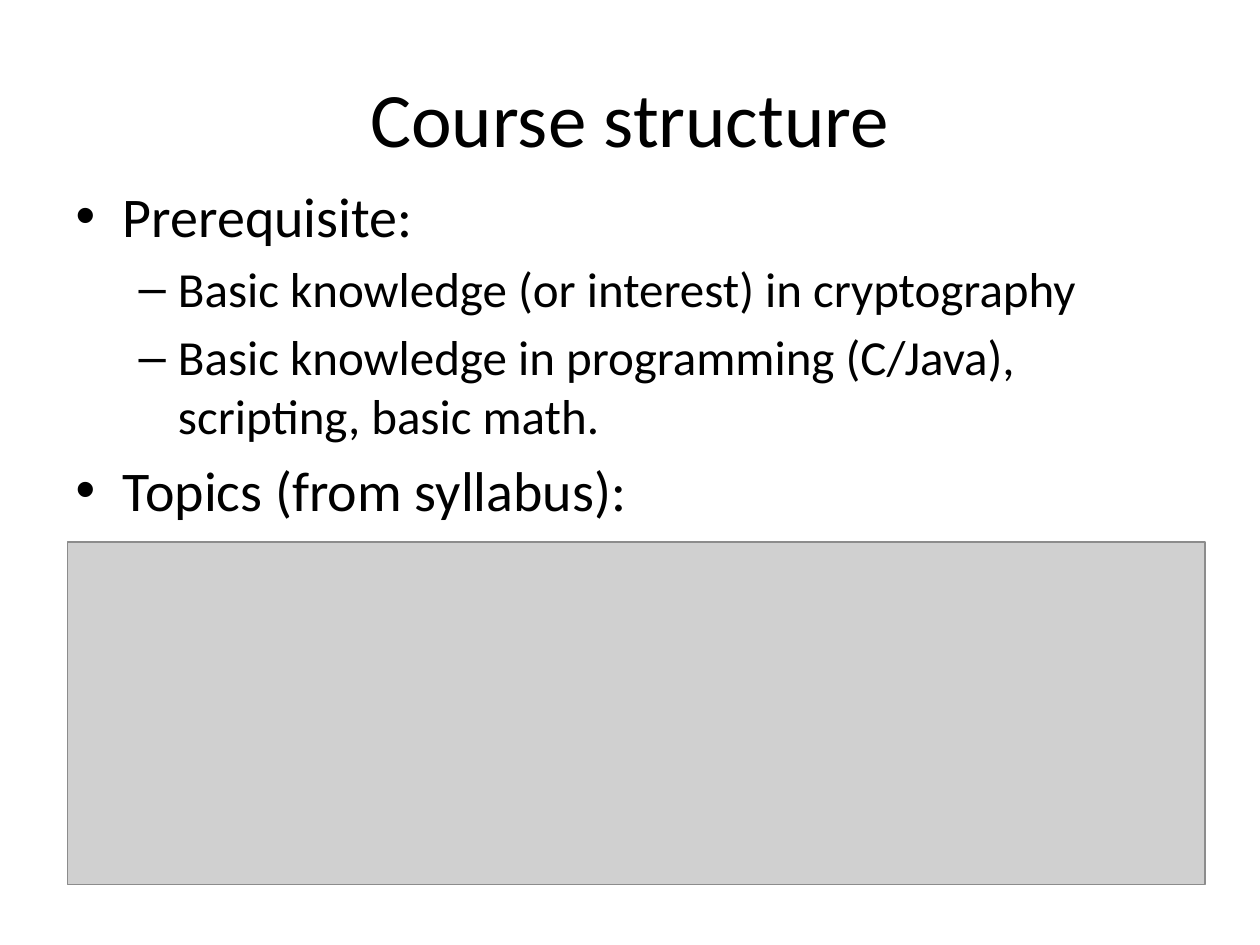
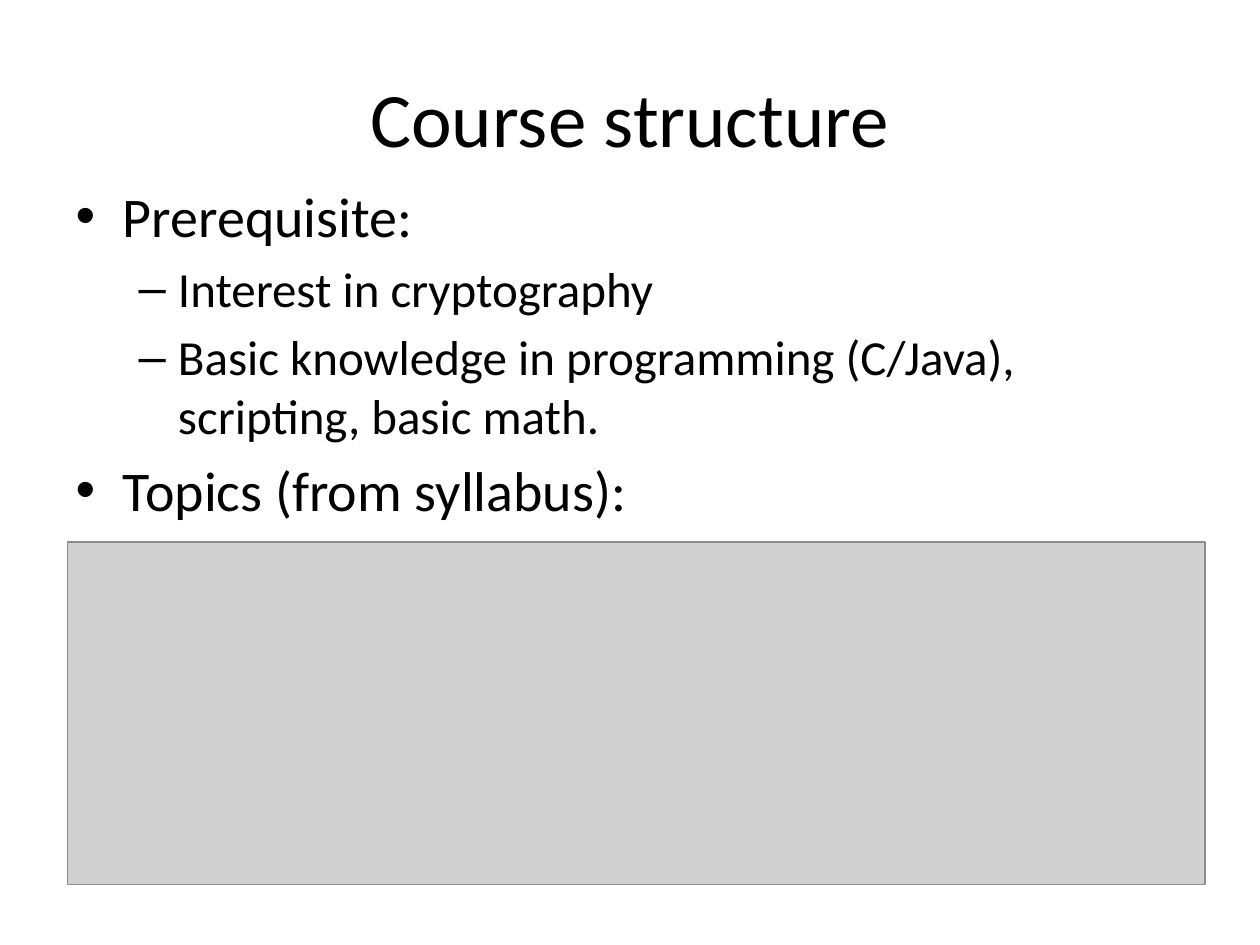
Before and after one commit to tristartom/tristartom.github.io, a slide deck: slide 5 of teaching/19f-cis428/Class-00.pptx. Drawn at 1260x945 pixels with LibreOffice and Linux fonts; fonts in the diff are those of the drawing; grey boxes stand for pictures. Boxes give left, top, right and bottom in pixels: in the first picture for what was removed or moved away, otherwise in the second. Text is boxed around its words. In the diff, an @@ line names an element or a change of style, - is before the commit and + after.

```diff
--- a/teaching/19f-cis428/Class-00.pptx
+++ b/teaching/19f-cis428/Class-00.pptx
@@ text at (178,273,654,316): text changed @@
-  – Basic knowledge (or interest) in cryptography
+  – Interest in cryptography
```
Also in this commit, not shown: 1 other file.
